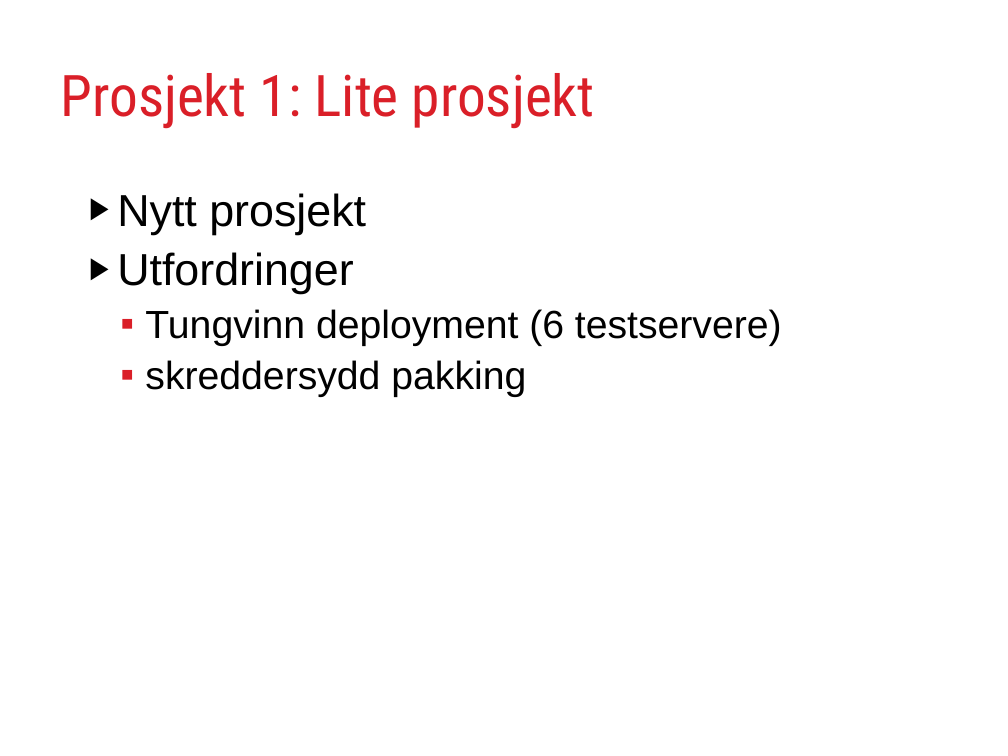
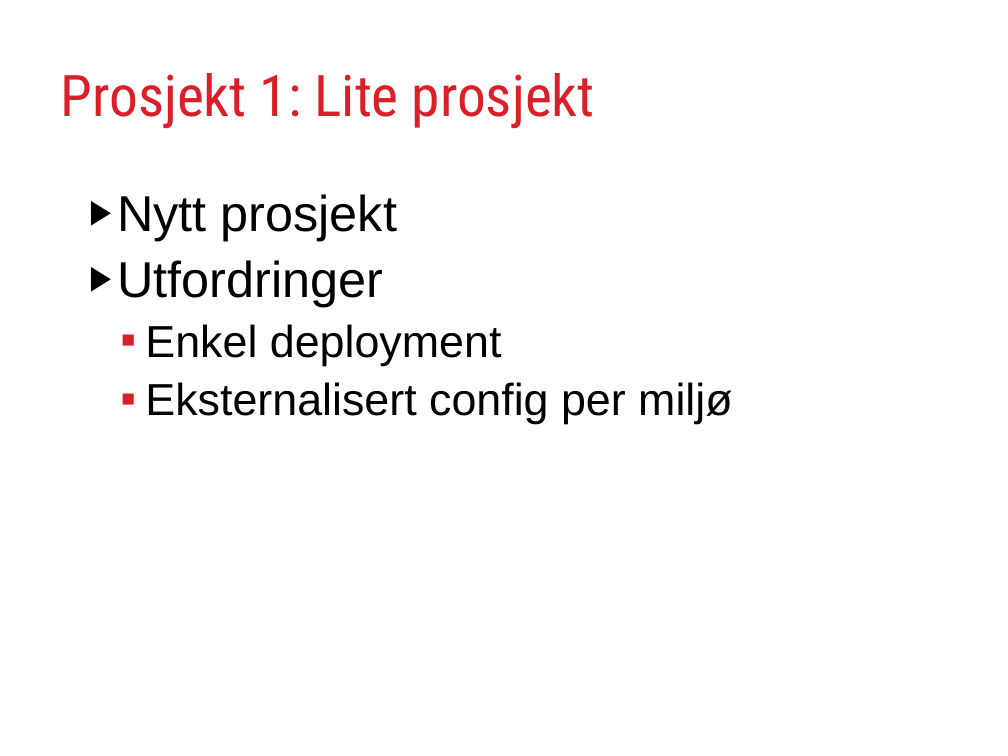
Before and after one commit to rundis/GradleJZ2012, a slide deck: slide 10 of GradleYourBuild.ppt. Drawn at 1008x756 pixels with LibreOffice and Linux fonts; fonts in the diff are those of the drawing. Boxes give left, top, right and bottom in pixels: in the first picture for what was removed or moved away, otherwise in the second. Text is boxed around its words. In the diff, an @@ line names an element or a change of style, - is before the commit and + after.

```diff
--- a/GradleYourBuild.ppt
+++ b/GradleYourBuild.ppt
@@ text at <box>117,194,397,307</box>: size 32 to 36 pt in "Nytt prosjekt", "Utfordringer" @@
@@ text at <box>145,324,732,424</box>: text changed; size 28 to 32 pt @@
-  ▪ Tungvinn deployment (6 testservere)
-  ▪ skreddersydd pakking
+  ▪ Enkel deployment
+  ▪ Eksternalisert config per miljø
```
Also in this commit, not shown: 8 other slides changed, 1 slide added, 6 other files.
